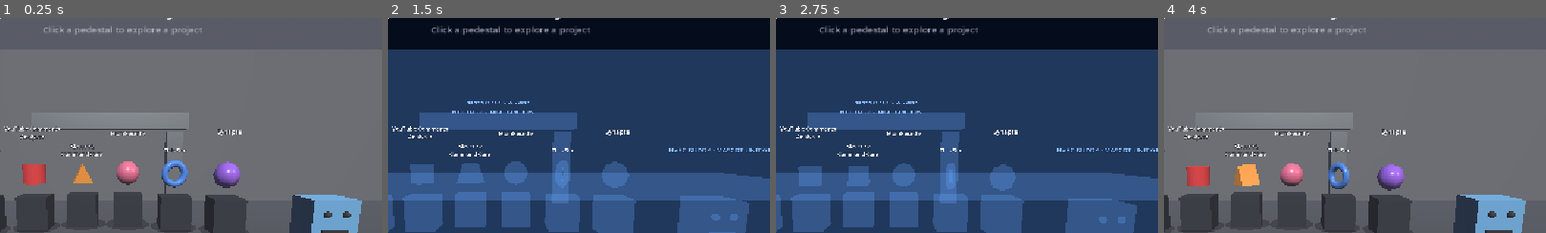
Above: before the commit, frames 1-4 (left to right).
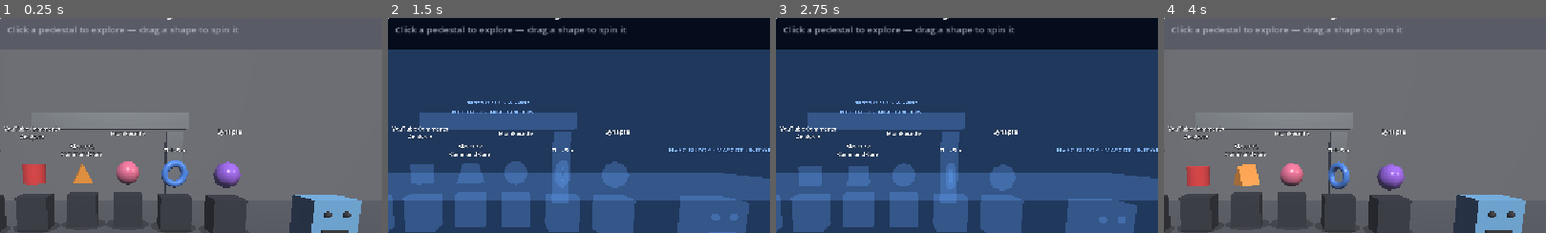
Above: after the commit, the same moments.

Repository: sergeville/Godot-3D-Webpage
Game: Godot game, scene res://scenes/boot/boot_screen.tscn
Same seed, same stepped clock (60 frames per second), same inputs: the game is played once before the commit and once after it.
Inputs:
- Up to frame 1 (0.25 s): no input
- Up to frame 2 (1.5 s): click "BLUEPRINT [B]" at 0.5 s; click "MOTION ON" at 1.25 s
- Up to frame 3 (2.75 s): click "MOTION OFF" at 2 s
- Up to frame 4 (4 s): click "BLUEPRINT [B]" at 2.75 s; click "MOTION ON" at 3.5 s
The pictures show only the part of the screen within x 34-84%, y 8-58%; the shares and areas given below are measured in that part.

The runs differ from the first frame. In frame 1, 0.6% of the frame differs, in the area x 2-63%, y 3-8%; in frame 2, 0.8%; in frame 3, 0.8%; in frame 4, 0.6%.

Commit message:
Add grab-to-spin and project taglines (MOV-172)
- Dragging horizontally on a pedestal item (or Buddy) spins it:
  press starts global input tracking, motion past 8px becomes a spin
  (0.012 rad/px), release under threshold is a normal click — panel
  activation moved from press to release
- spin_target_path export on interactive_anchor (Item / Visual)
- Two-word taglines under the panel title for all seven anchors
- Hint updated: click to explore, drag to spin

Co-Authored-By: Claude Fable 5 <noreply@anthropic.com>

Diff:
--- a/scenes/main/main_environment.tscn
+++ b/scenes/main/main_environment.tscn
@@ -288,6 +288,7 @@
 transform = Transform3D(1, 0, 0, 0, 1, 0, 0, 0, 1, -3.125, 0, -0.2)
 script = ExtResource("2")
 anchor_id = "workspace_hub"
+spin_target_path = NodePath("Item")
 
 [node name="Shadow" type="MeshInstance3D" groups=["contact_shadows"] parent="Pedestal1"]
 transform = Transform3D(1, 0, 0, 0, 1, 0, 0, 0, 1, 0, 0.02, 0)
@@ -322,6 +323,7 @@
 transform = Transform3D(1, 0, 0, 0, 1, 0, 0, 0, 1, -1.875, 0, -0.6)
 script = ExtResource("2")
 anchor_id = "yca"
+spin_target_path = NodePath("Item")
 
 [node name="Shadow" type="MeshInstance3D" groups=["contact_shadows"] parent="Pedestal2"]
 transform = Transform3D(1, 0, 0, 0, 1, 0, 0, 0, 1, 0, 0.02, 0)
@@ -357,6 +359,7 @@
 transform = Transform3D(1, 0, 0, 0, 1, 0, 0, 0, 1, -0.625, 0, -0.9)
 script = ExtResource("2")
 anchor_id = "maverick"
+spin_target_path = NodePath("Item")
 
 [node name="Shadow" type="MeshInstance3D" groups=["contact_shadows"] parent="Pedestal3"]
 transform = Transform3D(1, 0, 0, 0, 1, 0, 0, 0, 1, 0, 0.02, 0)
@@ -392,6 +395,7 @@
 transform = Transform3D(1, 0, 0, 0, 1, 0, 0, 0, 1, 0.625, 0, -0.9)
 script = ExtResource("2")
 anchor_id = "momrecette"
+spin_target_path = NodePath("Item")
 
 [node name="Shadow" type="MeshInstance3D" groups=["contact_shadows"] parent="Pedestal4"]
 transform = Transform3D(1, 0, 0, 0, 1, 0, 0, 0, 1, 0, 0.02, 0)
@@ -426,6 +430,7 @@
 transform = Transform3D(1, 0, 0, 0, 1, 0, 0, 0, 1, 1.875, 0, -0.6)
 script = ExtResource("2")
 anchor_id = "godot_site"
+spin_target_path = NodePath("Item")
 
 [node name="Shadow" type="MeshInstance3D" groups=["contact_shadows"] parent="Pedestal5"]
 transform = Transform3D(1, 0, 0, 0, 1, 0, 0, 0, 1, 0, 0.02, 0)
@@ -460,6 +465,7 @@
 transform = Transform3D(1, 0, 0, 0, 1, 0, 0, 0, 1, 3.125, 0, -0.2)
 script = ExtResource("2")
 anchor_id = "synapse"
+spin_target_path = NodePath("Item")
 
 [node name="Shadow" type="MeshInstance3D" groups=["contact_shadows"] parent="Pedestal6"]
 transform = Transform3D(1, 0, 0, 0, 1, 0, 0, 0, 1, 0, 0.02, 0)
@@ -499,6 +505,7 @@
 transform = Transform3D(1, 0, 0, 0, 1, 0, 0, 0, 1, 4.6, 0, 1.3)
 script = ExtResource("2")
 anchor_id = "hvac_buddy"
+spin_target_path = NodePath("Visual")
 
 [node name="Visual" type="Node3D" parent="BuddyAnchor"]
 script = ExtResource("4")
--- a/scenes/ui/ui_overlay.gd
+++ b/scenes/ui/ui_overlay.gd
@@ -9,36 +9,43 @@
 
 const PROJECTS := {
 	"workspace_hub": {
+		"tagline": "Mission control for localhost.",
 		"title": "workspace-hub",
 		"desc": "A local-first project control center for managing, launching, and monitoring a workspace full of local services, dashboards, and projects. JavaScript.",
 		"url": "https://github.com/sergeville/workspace-hub",
 	},
 	"yca": {
+		"tagline": "Every comment, graphed.",
 		"title": "YouTube Comments Analyzer",
 		"desc": "Extracts YouTube comments, classifies them, generates a static HTML view, and imports the results into a Neo4j graph.",
 		"url": "https://github.com/sergeville/youtube-comments-analyzer",
 	},
 	"maverick": {
+		"tagline": "Dashboard for the driveway.",
 		"title": "Maverick Command Core",
 		"desc": "A high-fidelity, high-contrast automotive diagnostic suite for the Ford Maverick. Next.js 15, Tailwind CSS, and Web Bluetooth LE.",
 		"url": "https://github.com/sergeville/maverick-command-core",
 	},
 	"momrecette": {
+		"tagline": "Family recipes, kept forever.",
 		"title": "MomRecette",
 		"desc": "iOS / iPadOS / macOS app for keeping and browsing family recipes. Swift.",
 		"url": "https://github.com/sergeville/MomRecette",
 	},
 	"godot_site": {
+		"tagline": "You are standing in it.",
 		"title": "This Site",
 		"desc": "The site you are looking at — built in Godot 4, exported to WebAssembly, and deployed to GitHub Pages by a GitHub Actions workflow.",
 		"url": "https://github.com/sergeville/Godot-3D-Webpage",
 	},
 	"synapse": {
+		"tagline": "Always orchestrating.",
 		"title": "Synapse",
 		"desc": "AI platform monorepo — multi-agent orchestration on Archon, knowledge graphs, live agent dashboards, and BMAD-driven workflows.",
 		"url": "https://github.com/sergeville/Synapse",
 	},
 	"hvac_buddy": {
+		"tagline": "At your service.",
 		"title": "HVAC Buddy",
 		"desc": "Welcome to my portfolio! I'm the site mascot, left over from this project's HVAC-demo days. Click a pedestal to explore a project — each one opens on GitHub.",
 		"url": "",
@@ -47,6 +54,7 @@
 
 @onready var info_panel: PanelContainer = $Root/InfoPanel
 @onready var title_label: Label = $Root/InfoPanel/Margin/Column/TitleLabel
+@onready var tagline_label: Label = $Root/InfoPanel/Margin/Column/TaglineLabel
 @onready var info_label: Label = $Root/InfoPanel/Margin/Column/InfoLabel
 @onready var github_button: Button = $Root/InfoPanel/Margin/Column/Buttons/GitHubButton
 @onready var close_button: Button = $Root/InfoPanel/Margin/Column/Buttons/CloseButton
@@ -88,6 +96,8 @@
 func show_panel(anchor_id: String) -> void:
 	var project: Dictionary = PROJECTS.get(anchor_id, {})
 	title_label.text = project.get("title", anchor_id)
+	tagline_label.text = project.get("tagline", "")
+	tagline_label.visible = tagline_label.text != ""
 	info_label.text = project.get("desc", "")
 	_current_url = project.get("url", "")
 	github_button.visible = _current_url != ""
--- a/scenes/ui/ui_overlay.tscn
+++ b/scenes/ui/ui_overlay.tscn
@@ -34,7 +34,7 @@
 grow_horizontal = 2
 theme_override_colors/font_color = Color(0.78, 0.8, 0.85, 0.75)
 theme_override_font_sizes/font_size = 14
-text = "Click a pedestal to explore a project"
+text = "Click a pedestal to explore — drag a shape to spin it"
 horizontal_alignment = 1
 
 [node name="InfoPanel" type="PanelContainer" parent="Root"]
@@ -66,6 +66,13 @@
 layout_mode = 2
 theme_override_font_sizes/font_size = 20
 text = "Project"
+horizontal_alignment = 1
+
+[node name="TaglineLabel" type="Label" parent="Root/InfoPanel/Margin/Column"]
+layout_mode = 2
+theme_override_colors/font_color = Color(0.72, 0.78, 0.88, 0.9)
+theme_override_font_sizes/font_size = 13
+text = "Tagline"
 horizontal_alignment = 1
 
 [node name="InfoLabel" type="Label" parent="Root/InfoPanel/Margin/Column"]
--- a/scripts/interactive_anchor.gd
+++ b/scripts/interactive_anchor.gd
@@ -1,14 +1,23 @@
 extends Area3D
 ## Clickable 3D element ("interactive anchor" in the technical brief).
-## Emits anchor_clicked so the UI overlay can react; optionally opens an
+## Click (press + release without dragging) emits anchor_clicked; dragging
+## horizontally past DRAG_THRESHOLD instead spins the node at
+## spin_target_path (grab-to-spin, dreiraum-inspired). Optionally opens an
 ## external URL directly (social profiles, external pages).
 
 signal anchor_clicked(anchor_id: String)
 
 const HOVER_OVERLAY := preload("res://materials/hover_overlay.tres")
+const DRAG_THRESHOLD := 8.0
+const SPIN_RADIANS_PER_PX := 0.012
 
 @export var anchor_id: String = "anchor"
 @export var external_url: String = ""
+@export var spin_target_path: NodePath
+
+var _spin_target: Node3D
+var _pressed := false
+var _drag_accum := 0.0
 
 
 func _ready() -> void:
@@ -16,13 +25,34 @@
 	input_event.connect(_on_input_event)
 	mouse_entered.connect(_on_mouse_entered)
 	mouse_exited.connect(_on_mouse_exited)
+	if spin_target_path != NodePath(""):
+		_spin_target = get_node(spin_target_path)
+	set_process_input(false)
 
 
 func _on_input_event(_camera: Node, event: InputEvent, _position: Vector3, _normal: Vector3, _shape_idx: int) -> void:
 	if event is InputEventMouseButton and event.button_index == MOUSE_BUTTON_LEFT and event.pressed:
-		if external_url != "":
-			OS.shell_open(external_url)
-		anchor_clicked.emit(anchor_id)
+		_pressed = true
+		_drag_accum = 0.0
+		set_process_input(true)
+
+
+## While pressed we listen globally so the drag keeps working after the
+## pointer leaves the collision shape.
+func _input(event: InputEvent) -> void:
+	if not _pressed:
+		return
+	if event is InputEventMouseMotion:
+		_drag_accum += absf(event.relative.x)
+		if _spin_target and _drag_accum > DRAG_THRESHOLD:
+			_spin_target.rotate_y(event.relative.x * SPIN_RADIANS_PER_PX)
+	elif event is InputEventMouseButton and event.button_index == MOUSE_BUTTON_LEFT and not event.pressed:
+		_pressed = false
+		set_process_input(false)
+		if _drag_accum <= DRAG_THRESHOLD:
+			if external_url != "":
+				OS.shell_open(external_url)
+			anchor_clicked.emit(anchor_id)
 
 
 func _on_mouse_entered() -> void:
